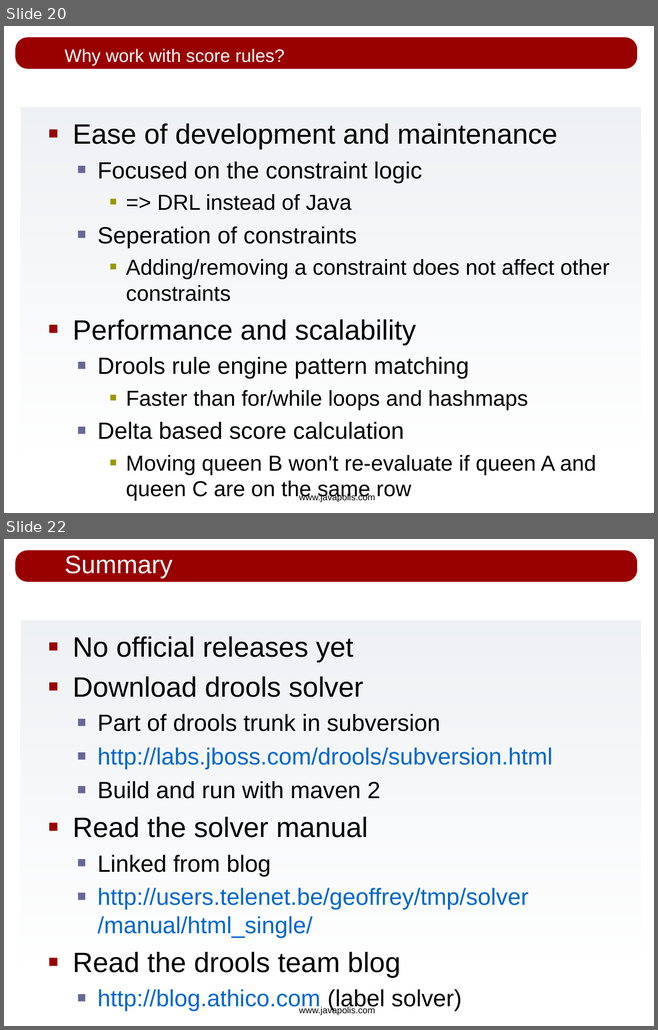
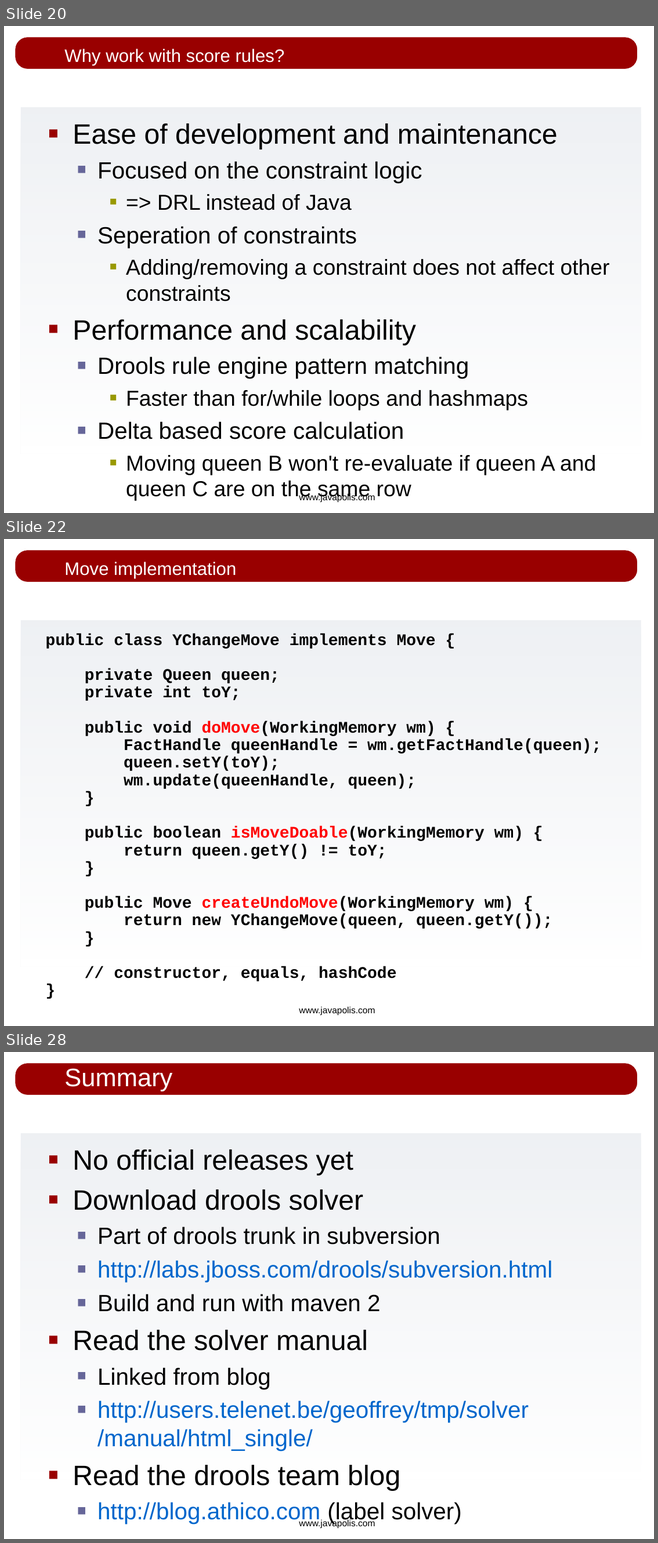
Before and after one commit to bobmcwhirter/drools, a slide deck: drools-solver/src/presentations/drools-solver_javapolis_2007.odp. Shown one above the other, each under a label of ours: slides 20 and 22 before the commit, slides 20, 22 and 28 after it; the slides between them are not shown. The pictures are 658x1030 and 658x1543 pixels, drawn with LibreOffice and Linux fonts; fonts in the diff are those of the drawing; background and template pictures are left out. Boxes give left, top, right and bottom in pixels: in the first picture for what was removed or moved away, otherwise in the second. Text is boxed around its words. In the diff, an @@ line names an element or a change of style, - is before the commit and + after.

```diff
--- a/drools-solver/src/presentations/drools-solver_javapolis_2007.odp
+++ b/drools-solver/src/presentations/drools-solver_javapolis_2007.odp
@@ slide 22 added at (4,539,654,1026), background #FFFFFF; not listed: 3 template elements that a slide beside it also shows @@
@@ title added at (64,562,236,578), 20 pt, text #FFFFFF @@
+Move implementation
@@ text added at (46,634,601,929), 18 pt, text #000000, bold @@
+public class YChangeMove implements Move {
+private Queen queen;
+private int toY;
+public void doMove(WorkingMemory wm) {
+FactHandle queenHandle = wm.getFactHandle(queen);
+queen.setY(toY);
+wm.update(queenHandle, queen);
+}
+public boolean isMoveDoable(WorkingMemory wm) {
+return queen.getY() != toY;
+}
+public Move createUndoMove(WorkingMemory wm) {
+return new YChangeMove(queen, queen.getY());
+}
+// constructor, equals, hashCode
+}
@@ what was slide 22 is now slide 28 @@
```
Also in this commit, not shown: 1 slide changed, 6 other slides added, 1 slide removed.
